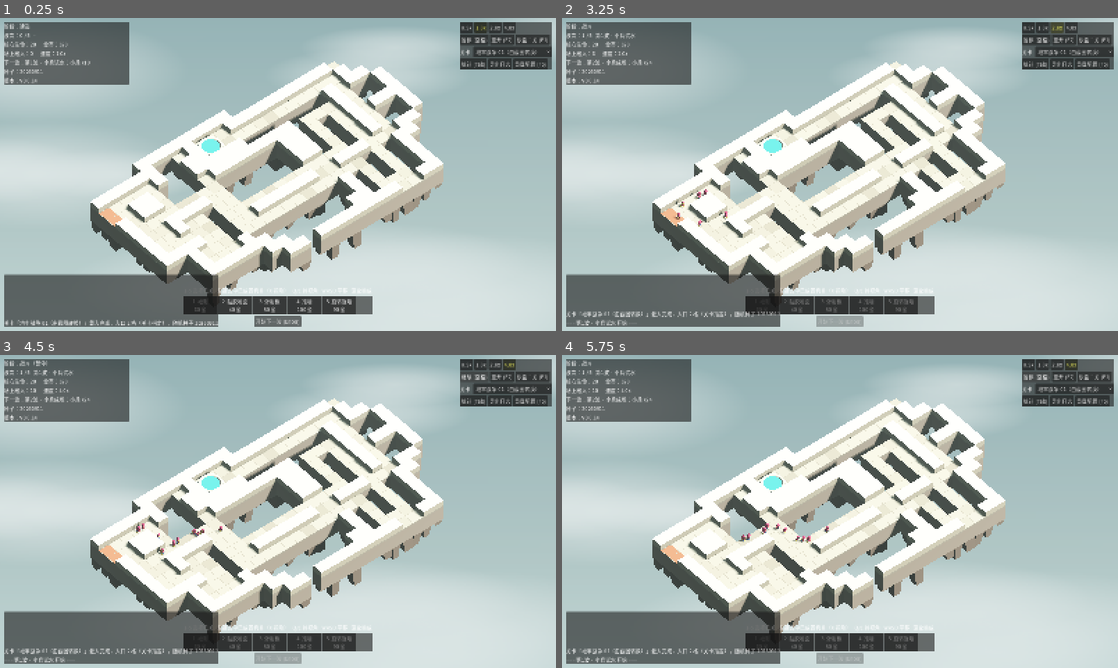
Above: before the commit, frames 1-4 (two rows, left to right).
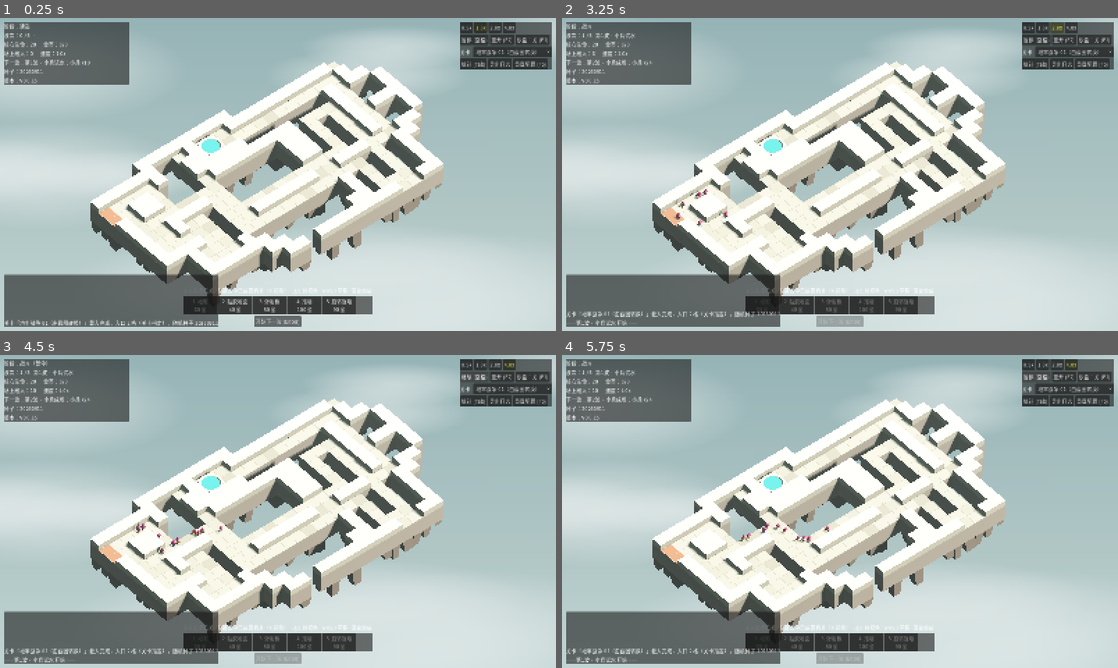
Above: after the commit, the same moments.

Repository: Autinhorse/HumanMustDie
Game: Godot game, scene res://scenes/main.tscn
The game is run twice, just before and just after one commit, with the same random seed, the same clock (stepped at 60 frames per second) and the same inputs.
Inputs:
- Up to frame 1 (0.25 s): no input
- Up to frame 2 (3.25 s): click "开始下一波 (Enter)" at 0.5 s; click "0.5x" at 1.25 s; click "1.0x" at 2 s; click "2.0x" at 2.75 s
- Up to frame 3 (4.5 s): click "4.0x" at 3.5 s; click "暂停 (空格)" at 4.25 s
- Up to frame 4 (5.75 s): click "继续 (空格)" at 5 s

The runs differ from the first frame. In frame 1, less than 0.1% of the frame differs, in the area x 6-7%, y 20-21%; in frame 2, less than 0.1%; in frame 3, less than 0.1%, in the area x 6-40%, y 20-64%; in frame 4, less than 0.1%.

Commit message:
v0.0.15 加大跑步摆幅，动作参数移到 art.json
- 摆臂 30 -> 60 度（扩大一倍）
- 摆腿 38 -> 57 度（扩大 50%）
- 步幅 0.55 -> 0.715 倍身高（+30%）。相位由走过的距离驱动，所以步幅变大
  就等于一个跑步循环覆盖更多距离、同样速度下耗时增加 30%

顺手把动作参数全部提到 data/art.json 的 anim 段（摆动角度、持剑手臂摆幅
比例、躯干/头前倾、上下起伏、步幅），改完 F5 就能试，不用再改代码重跑。

Co-Authored-By: Claude Opus 5 (1M context) <noreply@anthropic.com>
Claude-Session: https://claude.ai/code/session_01VCzWxNk1LcyQr5pasXVQW6

Diff:
--- a/data/art.json
+++ b/data/art.json
@@ -51,6 +51,17 @@
     "aspect_max": 4.5
   },
 
+  "anim": {
+    "_comment": "跑步动作。相位由走过的距离驱动，所以 stride_ratio 越大步子越大、一个循环耗时越久；其余是各部件的摆动/前倾角度。",
+    "leg_swing_deg": 57.0,
+    "arm_swing_deg": 60.0,
+    "sword_arm_ratio": 0.55,
+    "torso_lean_deg": 14.0,
+    "head_lean_deg": 4.0,
+    "bob_height": 0.06,
+    "stride_ratio": 0.715
+  },
+
   "environment": {
     "sky_top":     "#6B8C91",
     "sky_horizon": "#A6C1C0",
--- a/project.godot
+++ b/project.godot
@@ -11,7 +11,7 @@
 [application]
 
 config/name="HumanMustDie - Prototype A"
-config/version="0.0.14"
+config/version="0.0.15"
 config/description="机关塔防灰盒原型：固定走廊 + 5 种机关 + 小/中/重三类物理敌人"
 run/main_scene="res://scenes/main.tscn"
 config/features=PackedStringArray("4.7", "Forward Plus")
--- a/scripts/enemy.gd
+++ b/scripts/enemy.gd
@@ -174,7 +174,9 @@
 	if dist > 0.0005:
 		actor.rotation.y = atan2(-delta.x, -delta.z)
 	if state == State.GROUND:
-		var stride: float = max(height * 0.55, 0.2)
+		# 步幅越大，一个跑步循环走过的距离越长、耗时也越长
+		var ratio: float = float(Cfg.art.get("anim", {}).get("stride_ratio", 0.715))
+		var stride: float = max(height * ratio, 0.2)
 		run_phase += dist / stride * PI
 		var intensity: float = clampf(dist / max(speed * dt, 0.0001), 0.0, 1.0)
 		actor.set_run(run_phase, intensity)
--- a/scripts/view/actor_view.gd
+++ b/scripts/view/actor_view.gd
@@ -15,6 +15,12 @@
 
 var _tint_mats: Array[StandardMaterial3D] = []
 var _base_color := Color.WHITE
+var _leg_swing := 57.0
+var _arm_swing := 60.0
+var _sword_arm_ratio := 0.55
+var _torso_lean := 14.0
+var _head_lean := 4.0
+var _bob := 0.06
 var _sword_free := false
 var _sword_vel := Vector3.ZERO
 var _sword_spin := Vector3.ZERO
@@ -37,10 +43,21 @@
 		if node != null:
 			parts[n] = node
 			rest[n] = node.transform
+	_load_anim_params()
 	_collect_tint_materials(model_root)
 	set_color(color)
 	ok = parts.has("LegL") and parts.has("LegR")
 	return ok
+
+## 动作参数放在 data/art.json 的 anim 段，改完 F5 就能试
+func _load_anim_params() -> void:
+	var a: Dictionary = Cfg.art.get("anim", {})
+	_leg_swing = float(a.get("leg_swing_deg", _leg_swing))
+	_arm_swing = float(a.get("arm_swing_deg", _arm_swing))
+	_sword_arm_ratio = float(a.get("sword_arm_ratio", _sword_arm_ratio))
+	_torso_lean = float(a.get("torso_lean_deg", _torso_lean))
+	_head_lean = float(a.get("head_lean_deg", _head_lean))
+	_bob = float(a.get("bob_height", _bob))
 
 func _find(node: Node, name: String) -> Node3D:
 	if node.name == name and node is Node3D:
@@ -99,25 +116,25 @@
 
 ## phase 随走过的距离推进；intensity 0=站定 1=全速
 func set_run(phase: float, intensity: float) -> void:
-	var sw: float = deg_to_rad(38.0) * intensity
-	var aw: float = deg_to_rad(30.0) * intensity
+	var sw: float = deg_to_rad(_leg_swing) * intensity
+	var aw: float = deg_to_rad(_arm_swing) * intensity
 	var s := sin(phase)
 	_rot("LegL", Vector3(s * sw, 0, 0))
 	_rot("LegR", Vector3(-s * sw, 0, 0))
 	_rot("ArmL", Vector3(-s * aw, 0, deg_to_rad(6.0)))
 	# 持剑那条手臂摆幅小一些，剑跟着甩太厉害会看不清朝向
-	_rot("ArmR", Vector3(s * aw * 0.55, 0, -deg_to_rad(6.0)))
+	_rot("ArmR", Vector3(s * aw * _sword_arm_ratio, 0, -deg_to_rad(6.0)))
 	# 剑反向抵消手臂的摆动：等距相机下剑一旦偏离竖直就会被压扁成横的，
 	# 不同朝向看起来就像"剑一会朝上一会朝下"
 	if not _sword_free:
 		_rot_compose("Sword", Vector3(-s * aw, 0, 0))
 	# 负角才是前倾：绕 +X 转会把"上"带向 +Z，而角色的前方是 -Z
-	_rot("Torso", Vector3(-deg_to_rad(14.0) * intensity, 0, 0))
-	_rot("Head", Vector3(-deg_to_rad(4.0) * intensity, 0, 0))
+	_rot("Torso", Vector3(-deg_to_rad(_torso_lean) * intensity, 0, 0))
+	_rot("Head", Vector3(-deg_to_rad(_head_lean) * intensity, 0, 0))
 	_stabilize_sword()
 	if model_root != null:
 		# 两条腿各迈一步 = 一个上下起伏周期
-		model_root.position.y = absf(sin(phase)) * 0.06 * intensity
+		model_root.position.y = absf(sin(phase)) * _bob * intensity
 
 ## 手臂摆动时把剑锁回静止朝向。
 ## 不能简单地"绕某个轴反向转同样角度" —— glTF 转 Y-up 之后剑的局部轴和手臂的
Not shown, changed: docs/原型A_运行与实现说明.md
